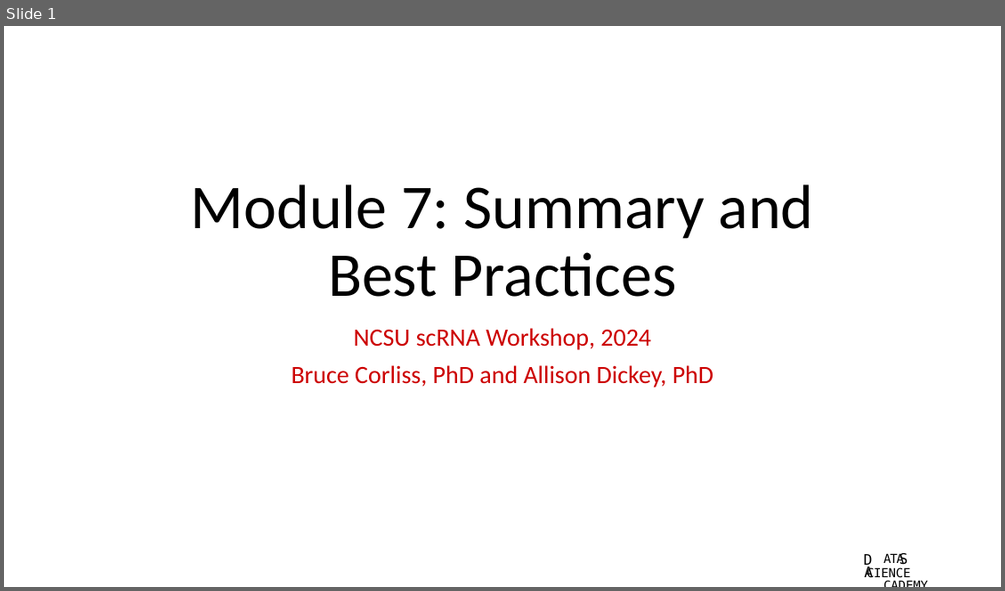
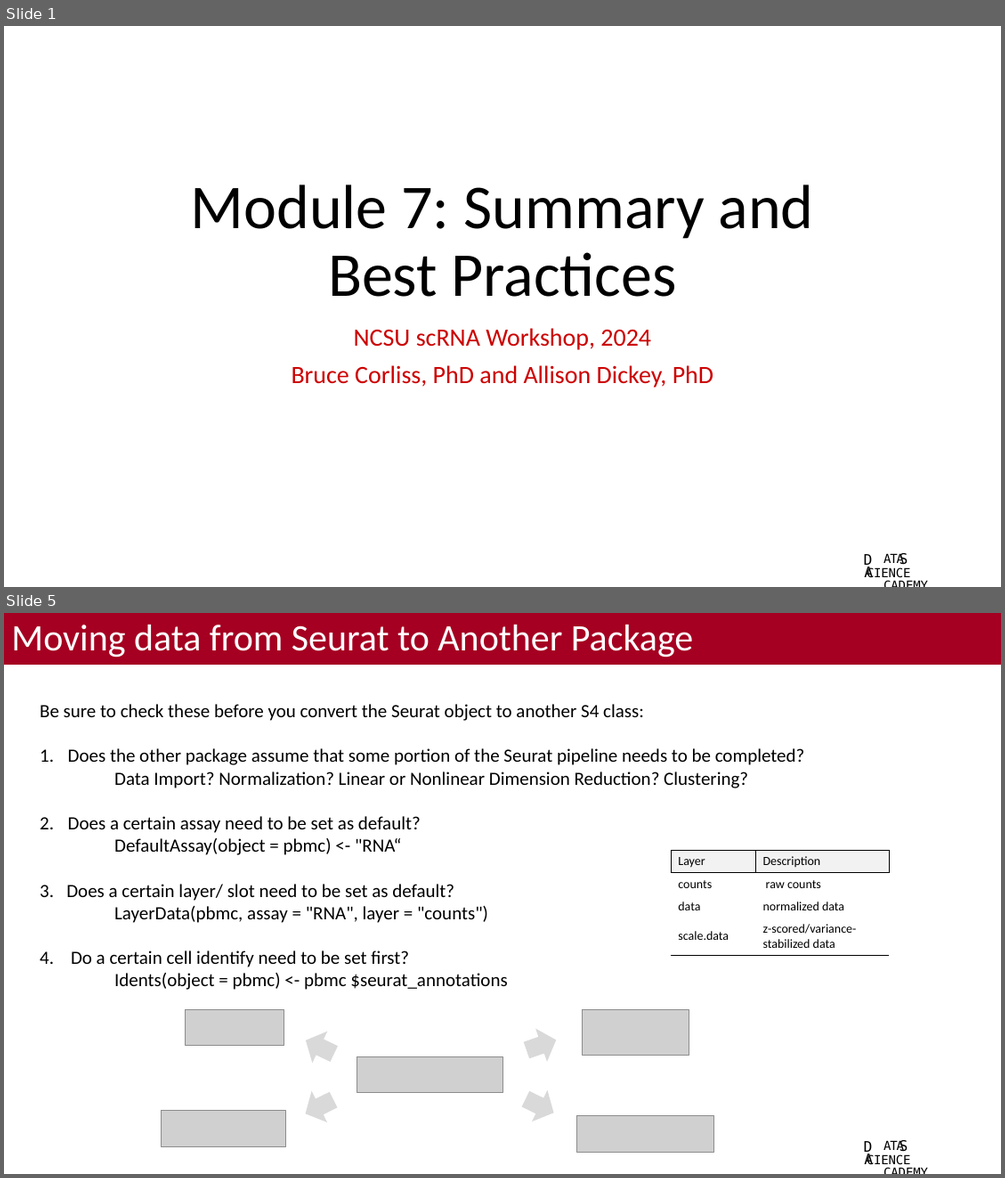
Before and after one commit to bacorli2/scrna_workshop, a slide deck: M7_Summary/M7_Best_Practices.pptx. Shown one above the other, each under a label of ours: slide 1 before the commit, slides 1 and 5 after it; the slides between them are not shown. The pictures are 1005x591 and 1005x1178 pixels, drawn with LibreOffice and Linux fonts; fonts in the diff are those of the drawing; grey boxes stand for pictures; background and template pictures are left out. Boxes give left, top, right and bottom in pixels: in the first picture for what was removed or moved away, otherwise in the second. Text is boxed around its words. In the diff, an @@ line names an element or a change of style, - is before the commit and + after.

```diff
--- a/M7_Summary/M7_Best_Practices.pptx
+++ b/M7_Summary/M7_Best_Practices.pptx
@@ slide 5 added at [4,613,1001,1174], background #FFFFFF; not listed: 4 template elements that a slide beside it also shows @@
@@ title added at [4,613,1001,665], fill #A50021, 36 pt, text #FFFFFF @@
+Moving data from Seurat to Another Package
@@ text added at [40,704,805,989], 18 pt, text #000000 @@
+Be sure to check these before you convert the Seurat object to another S4 class:
+1. Does the other package assume that some portion of the Seurat pipeline needs to be completed?
+Data Import? Normalization? Linear or Nonlinear Dimension Reduction? Clustering?
+2. Does a certain assay need to be set as default?
+DefaultAssay(object = pbmc) <- "RNA“
+3. Does a certain layer/ slot need to be set as default?
+LayerData(pbmc, assay = "RNA", layer = "counts")
+4. Do a certain cell identify need to be set first?
+Idents(object = pbmc) <- pbmc $seurat_annotations
@@ table added at [671,850,890,955], 4 rows, 2 columns @@
+Layer | Description
+counts | raw counts
+data | normalized data
+scale.data | z-scored/variance-stabilized data
@@ picture added at [185,1010,283,1046] @@
@@ picture added at [582,1010,689,1055] @@
@@ right arrow added at [298,1024,341,1070], fill #D9D9D9 @@
@@ right arrow added at [521,1023,562,1067], fill #D9D9D9 @@
@@ picture added at [357,1056,502,1093] @@
@@ right arrow added at [298,1084,341,1130], fill #D9D9D9 @@
@@ right arrow added at [518,1083,561,1128], fill #D9D9D9 @@
@@ picture added at [161,1111,286,1146] @@
@@ picture added at [577,1116,713,1151] @@
```
Also in this commit, not shown: 5 other slides added, 2 slides removed.
